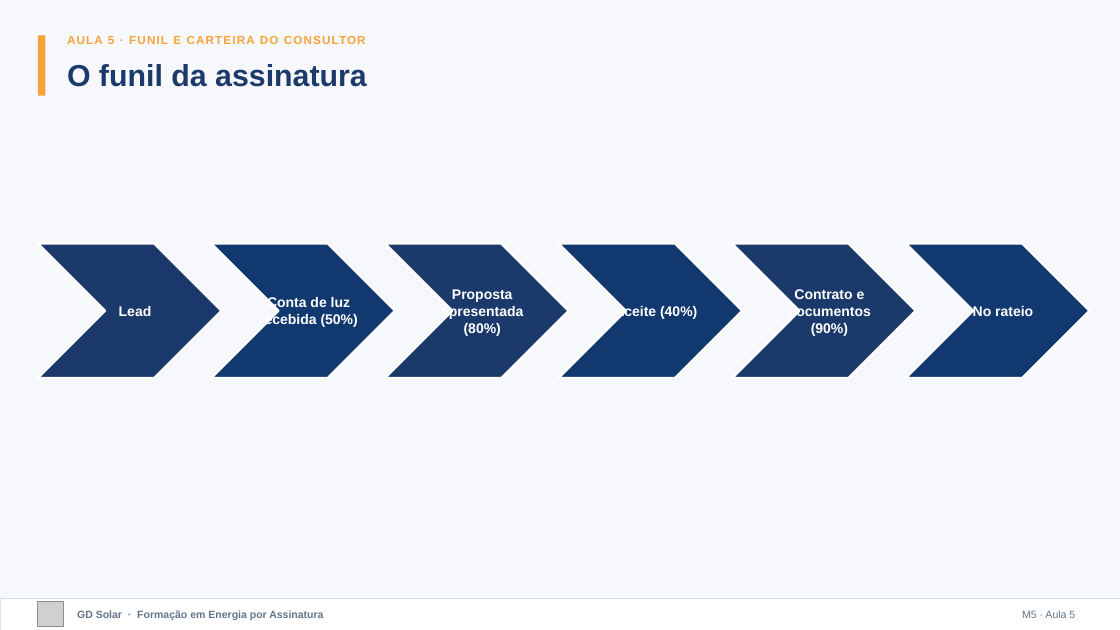
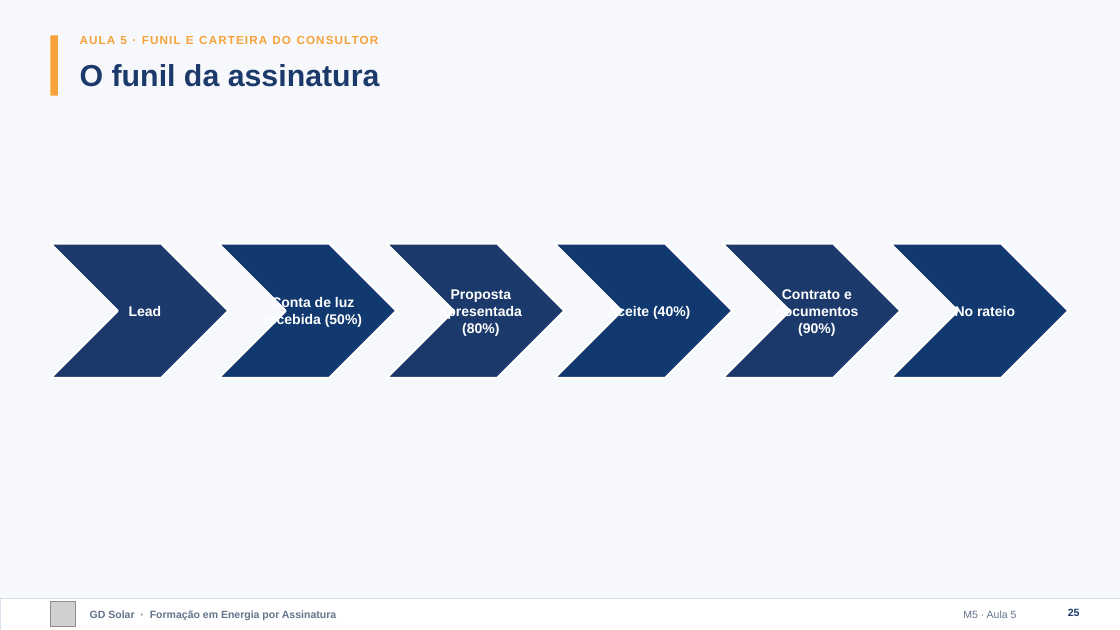
Before and after one commit to marcelo-braga-dev/casaverde, a slide deck: slide 25 of docs/curso/slides/m05-comercial.pptx. Drawn at 1120x630 pixels with LibreOffice and Linux fonts; fonts in the diff are those of the drawing; grey boxes stand for pictures. Boxes give left, top, right and bottom in pixels: in the first picture for what was removed or moved away, otherwise in the second. Text is boxed around its words. In the diff, an @@ line names an element or a change of style, - is before the commit and + after.

```diff
--- a/docs/curso/slides/m05-comercial.pptx
+++ b/docs/curso/slides/m05-comercial.pptx
@@ 1 text, 1 picture, 1 rectangle: place and size @@
-1 text, 1 picture, 1 rectangle at [38, 35, 366, 627]
+1 text, 1 picture, 1 rectangle at [50, 35, 379, 627]
@@ text "O funil da assinatura": place and size @@
-text "O funil da assinatura" at [67, 64, 367, 87]
+text "O funil da assinatura" at [80, 64, 380, 87]
@@ chevron: place and size @@
-chevron at [38, 244, 222, 378]
+chevron at [50, 244, 229, 378]
@@ text "Lead": place and size @@
-text "Lead" at [119, 306, 152, 316]
+text "Lead" at [129, 306, 162, 316]
@@ chevron: place and size @@
-chevron at [212, 244, 396, 378]
+chevron at [218, 244, 397, 378]
@@ text "Conta de luz recebida (50%)": place and size @@
-text "Conta de luz recebida (50%)" at [259, 297, 358, 328]
+text "Conta de luz recebida (50%)" at [264, 296, 362, 328]
@@ chevron: place and size @@
-chevron at [385, 244, 569, 378]
+chevron at [386, 244, 565, 378]
@@ chevron: place and size @@
-chevron at [559, 244, 743, 378]
+chevron at [555, 244, 733, 378]
@@ text "Aceite (40%)": place and size @@
-text "Aceite (40%)" at [614, 305, 697, 320]
+text "Aceite (40%)" at [607, 305, 690, 320]
@@ chevron: place and size @@
-chevron at [733, 244, 917, 378]
+chevron at [723, 244, 901, 378]
@@ text "Contrato e documentos (90%)": place and size @@
-text "Contrato e documentos (90%)" at [788, 289, 871, 336]
+text "Contrato e documentos (90%)" at [775, 289, 858, 336]
@@ chevron: place and size @@
-chevron at [906, 244, 1090, 378]
+chevron at [891, 244, 1069, 378]
@@ text "No rateio": place and size @@
-text "No rateio" at [973, 306, 1033, 316]
+text "No rateio" at [955, 306, 1015, 316]
@@ text "GD Solar · Formação em ...": place and size @@
-text "GD Solar · Formação em ..." at [77, 610, 323, 620]
+text "GD Solar · Formação em ..." at [90, 610, 336, 620]
@@ text "M5 · Aula 5": place and size @@
-text "M5 · Aula 5" at [1022, 610, 1075, 618]
+text "M5 · Aula 5" at [963, 610, 1017, 618]
@@ page number added at [1068, 608, 1080, 616], 9 pt, text #1B3A6B, bold @@
+25
```
Also in this commit, not shown: 31 other slides changed, 13 other files.
